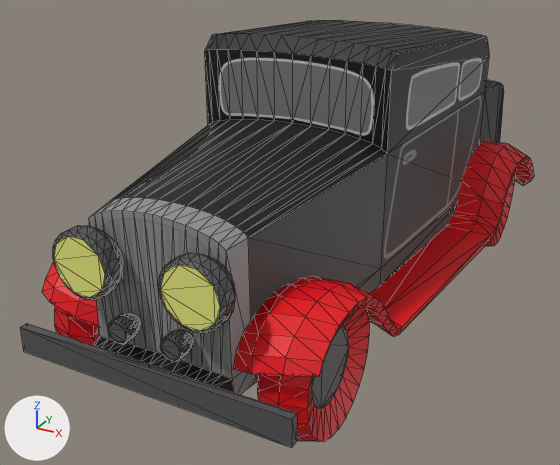
An edit to the glTF model Baddies/data/bentley.glb, drawn before and after from the same camera.
Rendered twice from a camera (50 mm lens) standing at (1.16, -2.5, 0.83) and looking at (-0.12, -0.18, -0.33). Lighting does not change. The marker at lower left points along +X, +Y and +Z. Mesh edges are drawn as thin lines. Where no turn or scale is listed for an object, it has been applied to the vertices.

Objects in the first picture: 'body'.
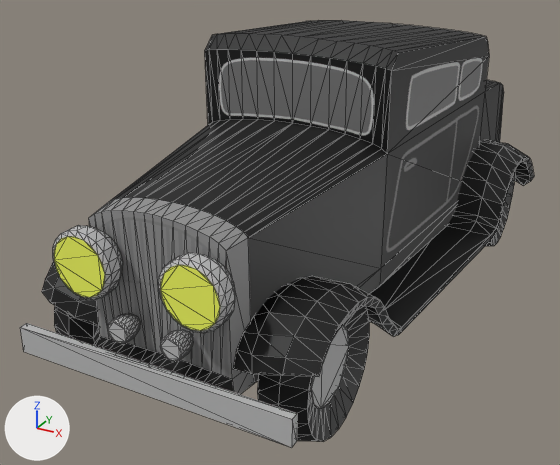
What differs and where, as boxes (x1, y1, x2, y2) in the pictures (560 x 465 px):
'body', recoloured
    both: (20, 93, 534, 447)

The change in detail:
Material 'Material.002' (mat_material_002) changes colour from dark grey #535353 to grey #bdbdbd; in linear values from (0.0871, 0.0871, 0.0871) to (0.507, 0.507, 0.507).
Material 'Material.001' (mat_material_001) changes colour from red #e70010 to black #000000; in linear values from (0.8, 0.0, 0.00507) to (0.0, 0.0, 0.0).
